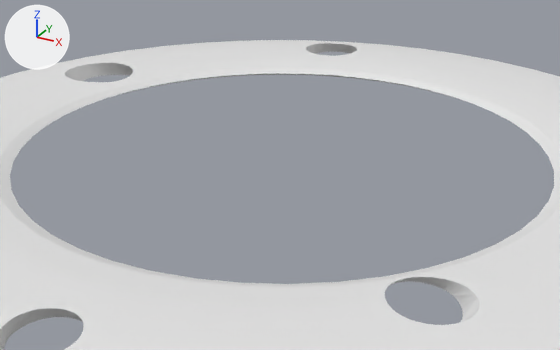
Renders of the Blender file My project/Assets/Basket.blend from each side of a commit.
Before and after are seen from a 50 mm camera at (1.003, -1.836, 0.827) aimed at (0.011, -0.032, -0.075). Every picture has the same lights, and +X, +Y and +Z are marked at upper left.
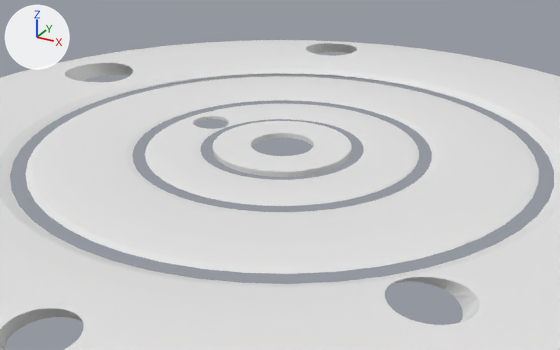
Where the change shows, as pixel boxes (x1, y1, x2, y2) in the pictures (560 x 350 px):
```json
{"object": "Torus.002", "change": "added", "after": [25, 76, 539, 274]}
{"object": "Torus.003", "change": "added", "after": [145, 104, 419, 206]}
{"object": "Cylinder", "change": "added", "after": [213, 121, 352, 177]}
```

The change, as JSON lines over the scene's bpy script:
```json
{"op": "add", "block": "me_cylinder_001", "code": ["me_cylinder_001 = bpy.data.meshes.new('Cylinder.001')", "me_cylinder_001.from_pydata(...)  # 160 vertices, 84 faces; spans x -1.0..1.0, y -1.0..1.0, z -1.0..1.0"]}
{"op": "add", "block": "me_torus_003", "code": ["me_torus_003 = bpy.data.meshes.new('Torus.003')", "me_torus_003.from_pydata(...)  # 684 vertices, 635 faces; spans x -1.25..1.25, y -1.25..1.25, z -0.25..0.25"]}
{"op": "add", "block": "me_torus_002", "code": ["me_torus_002 = bpy.data.meshes.new('Torus.002')", "me_torus_002.from_pydata(...)  # a torus around z (ring radius 1.0, tube radius 0.25) spanning x -1.25..1.25, y -1.25..1.25, z -0.25..0.25"]}
{"op": "add", "block": "ob_cylinder", "code": ["ob_cylinder = bpy.data.objects.new('Cylinder', me_cylinder_001)", "ob_cylinder.location = (0.0, 0.0, 0.0)", "ob_cylinder.scale = (0.2, 0.2, 0.00751)"]}
{"op": "add", "block": "ob_torus_003", "code": ["ob_torus_003 = bpy.data.objects.new('Torus.003', me_torus_003)", "ob_torus_003.location = (0.0, 0.0, 0.0)", "ob_torus_003.scale = (0.313, 0.314, 0.0178)"]}
{"op": "add", "block": "ob_torus_002", "code": ["ob_torus_002 = bpy.data.objects.new('Torus.002', me_torus_002)", "ob_torus_002.location = (0.0, 0.0, 0.0)", "ob_torus_002.scale = (0.569, 0.569, 0.0411)"]}
```
